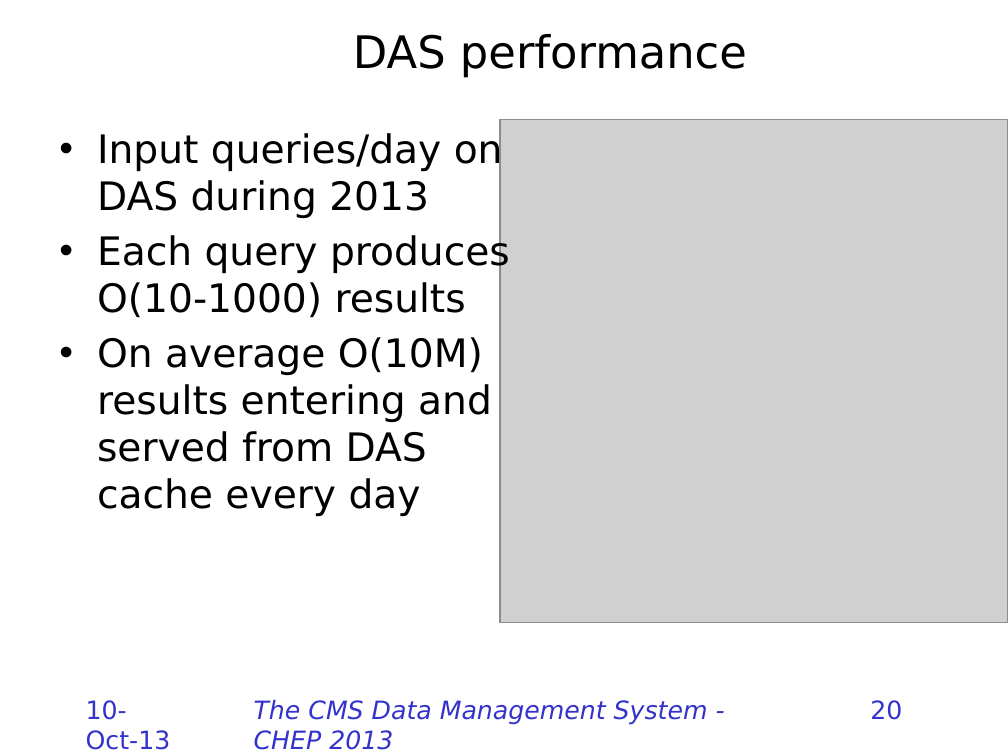
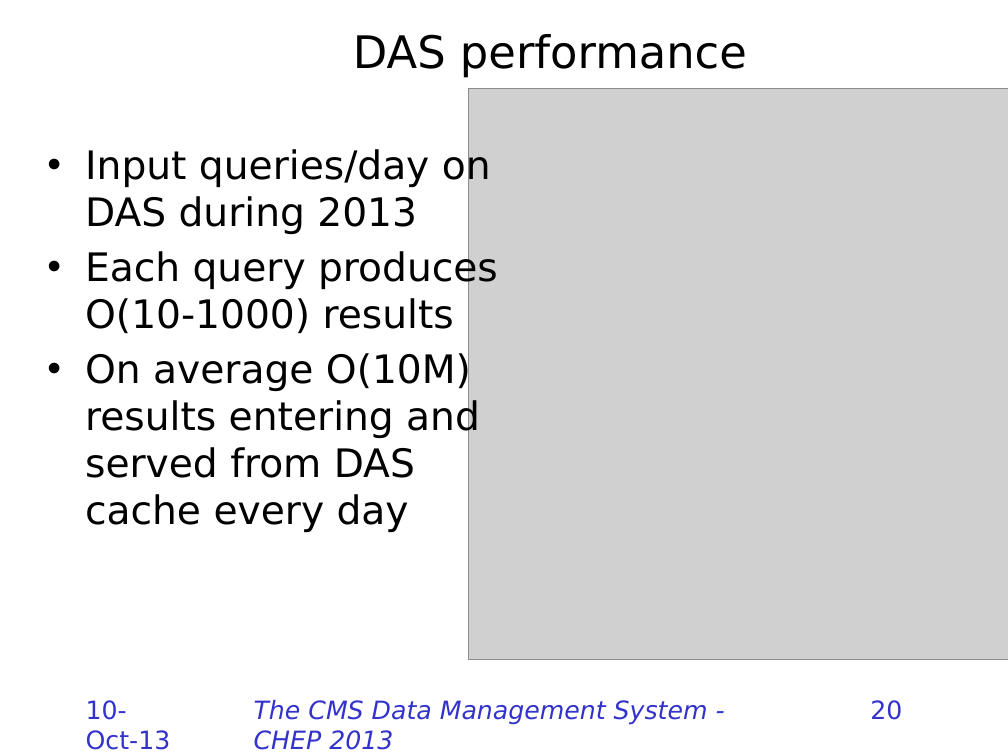
Before and after one commit to TonyWildish/CHEP-2013-DMWM, a slide deck: slide 20 of CMS-Data-Management/Slides/The CMS Data Management System.pptx. Drawn at 1008x756 pixels with LibreOffice and Linux fonts; fonts in the diff are those of the drawing; grey boxes stand for pictures; background and template pictures are left out. Boxes give left, top, right and bottom in pixels: in the first picture for what was removed or moved away, otherwise in the second. Text is boxed around its words. In the diff, an @@ line names an element or a change of style, - is before the commit and + after.

```diff
--- a/CMS-Data-Management/Slides/The CMS Data Management System.pptx
+++ b/CMS-Data-Management/Slides/The CMS Data Management System.pptx
@@ picture: place and size @@
-picture at [500,119,1008,622]
+picture at [469,89,1008,659]
@@ text "Input queries/day on DAS during ...": place and size @@
-text "Input queries/day on DAS during ..." at [97,131,510,516]
+text "Input queries/day on DAS during ..." at [85,147,498,532]
```
Also in this commit, not shown: 2 other slides changed, 1 other file.
